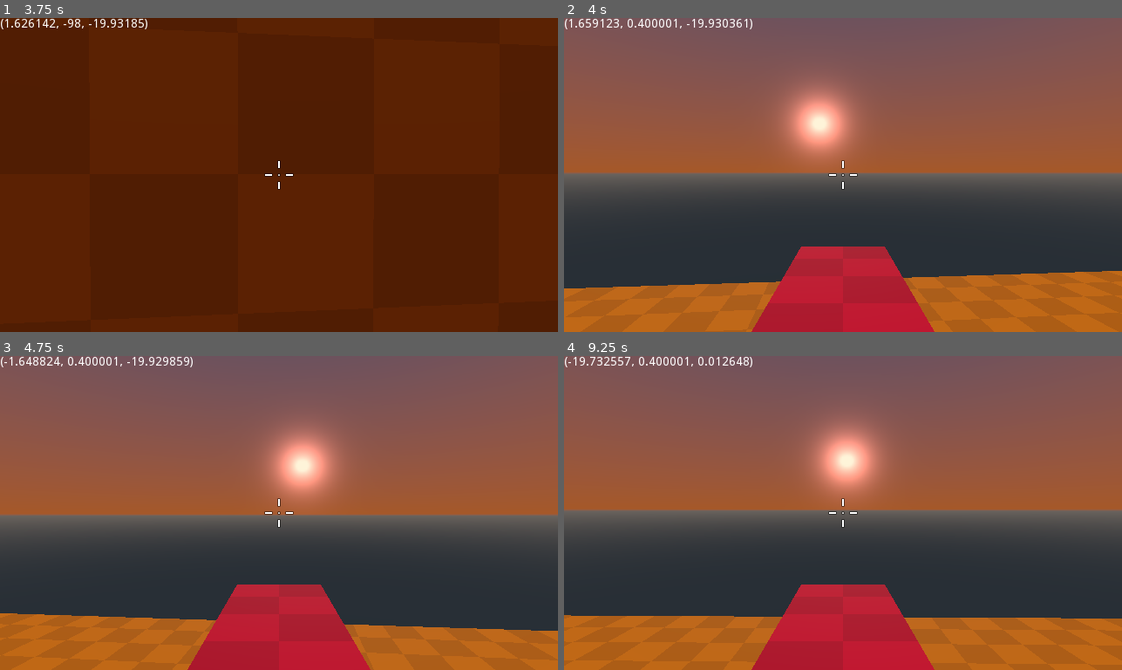
Above: before the commit, frames 1-4 (two rows, left to right).
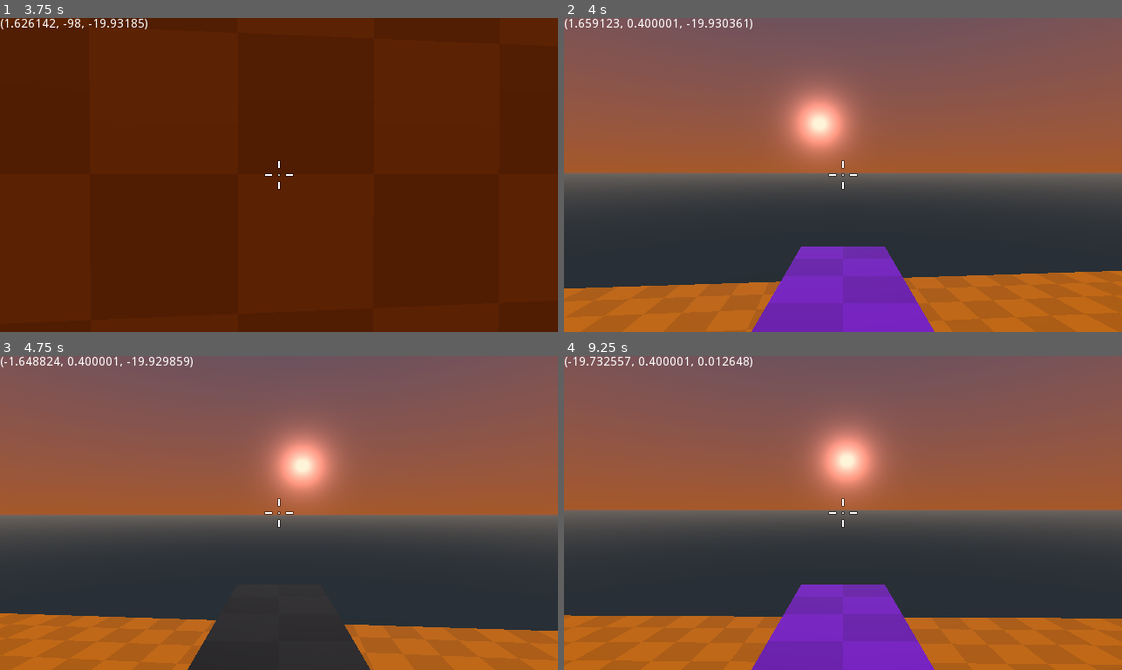
Above: after the commit, the same moments.

Repository: TrickyFatCat/classic-fps-prototype
Game: Godot game, scene res://levels/TestLevel.tscn
The game is run twice, just before and just after one commit, with the same random seed, the same clock (stepped at 60 frames per second) and the same inputs.
Inputs (mouse positions are in pixels of both pictures, inside the frame that each line leads up to):
- Up to frame 1 (3.75 s): tap Enter at 0.5 s; move the mouse to (306, 175) at 0.52 s; hold Mouse wheel up (switch_next_weapon) 0.53-1.28 s; hold , (move_forward) from 0.53 s (still down); tap Space (jump) at 0.77, 1.52, 3.02 s; move the mouse to (251, 175) at 1.27 s; tap Mouse wheel down (switch_previous_weapon) at 1.35 s; move the mouse to (290, 168) at 2.02 s; hold 1 (weapon_0) 2.03-2.78 s; move the mouse to (273, 181) at 2.77 s; tap 2 (weapon_1) at 2.85 s; move the mouse to (323, 178) at 3.52 s; hold 3 (weapon_2) from 3.53 s (still down)
- Up to frame 2 (4 s): keep holding , (move_forward); keep holding 3 (weapon_2); tap Space (jump) at 3.77 s
- Up to frame 3 (4.75 s): keep holding , (move_forward); move the mouse to (234, 509) at 4.27 s; release 3 (weapon_2) at 4.28 s; tap 4 (weapon_3) at 4.35 s; tap Space (jump) at 4.52 s
- Up to frame 4 (9.25 s): move the mouse to (848, 513) at 5.02 s; hold 5 (weapon_4) 5.03-5.78 s; move the mouse to (820, 506) at 5.77 s; release , (move_forward) at 5.78 s; hold E (move_right) 5.78-6.53 s; tap Mouse wheel up (switch_next_weapon) at 5.85 s; tap Space (jump) at 6.02, 6.77, 7.52, 9.02 s; move the mouse to (870, 513) at 6.52 s; hold Mouse wheel down (switch_previous_weapon) 6.53-7.28 s; hold , (move_forward) 6.53-8.78 s; move the mouse to (815, 513) at 7.27 s; tap 1 (weapon_0) at 7.35 s; move the mouse to (854, 506) at 8.02 s; hold 2 (weapon_1) 8.03-8.78 s; move the mouse to (837, 519) at 8.77 s; hold A (move_left) from 8.78 s (still down); tap 3 (weapon_2) at 8.85 s

Frame 1 is identical in both runs. In frame 2, 6.5% of the frame differs, in the area x 33-67%, y 72-100%; in frame 3, 6.5%; in frame 4, 6.5%.

Commit message:
Unlock all weapons for testing purposes

Diff:
--- a/src/weapons/weapon_controller.gd
+++ b/src/weapons/weapon_controller.gd
@@ -12,9 +12,9 @@
 var weapon_slots : Dictionary = {
 	WeaponSlot.KNIFE: true,
 	WeaponSlot.PISTOL: true,
-	WeaponSlot.MACHINEGUN: false,
-	WeaponSlot.SHOTGUN: false,
-	WeaponSlot.ROCKETLAUNCHER: false
+	WeaponSlot.MACHINEGUN: true,
+	WeaponSlot.SHOTGUN: true,
+	WeaponSlot.ROCKETLAUNCHER: true
 }
 
 var slot_current : int = 0
